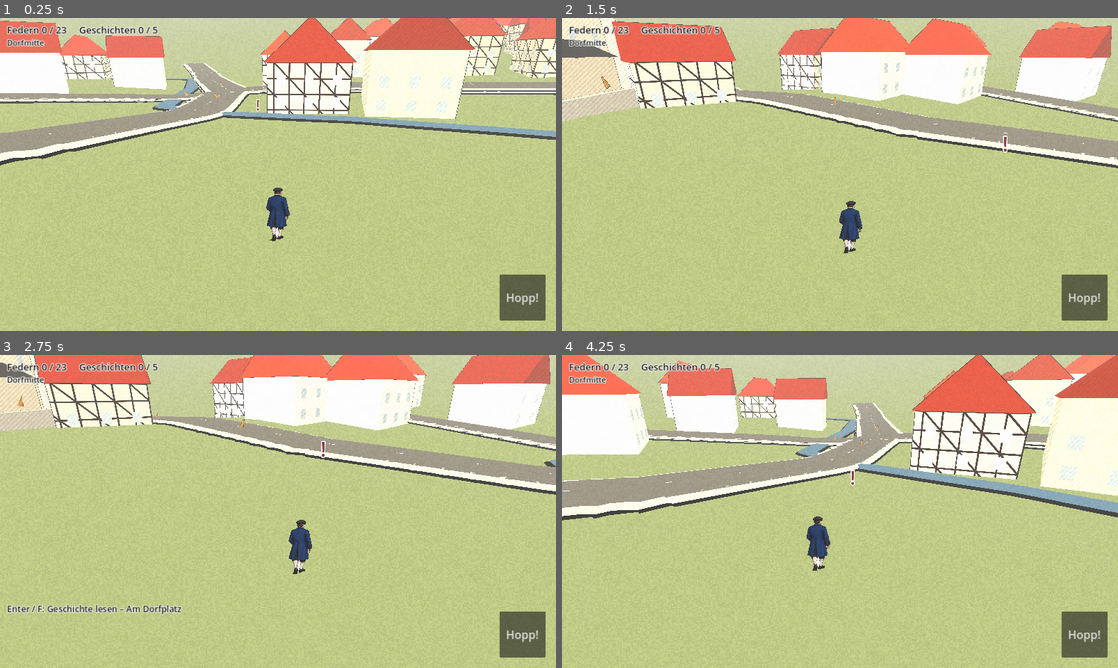
Above: before the commit, frames 1-4 (two rows, left to right).
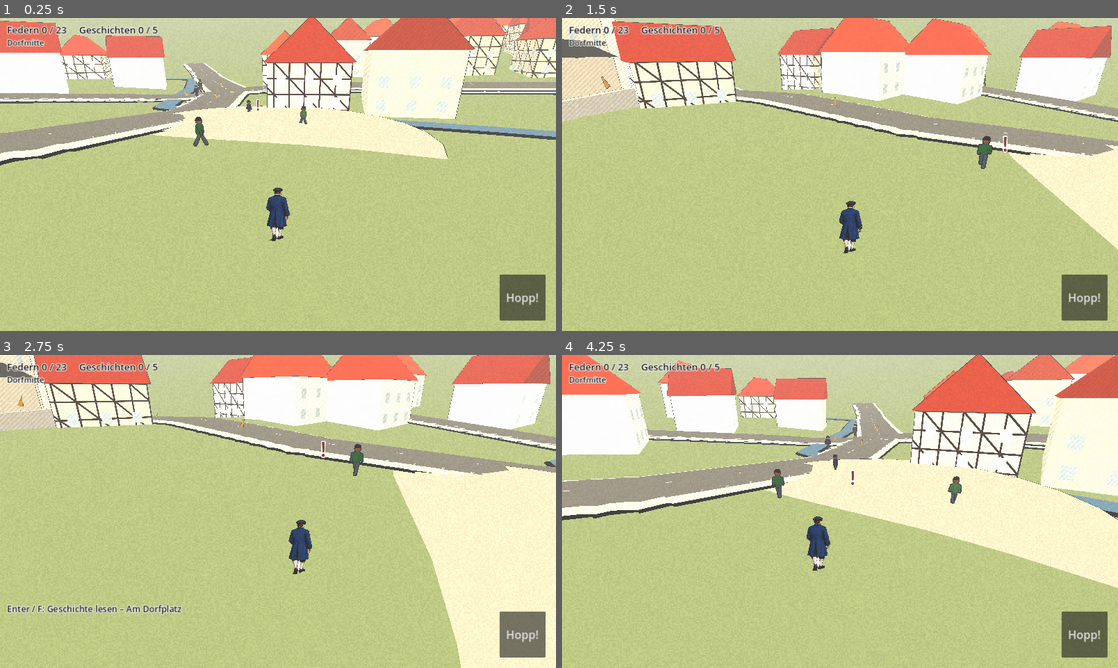
Above: after the commit, the same moments.

Repository: jcmeier86-droid/scribbler1120-spiel
Game: Godot game, scene res://02_Game/Scenes/Main.tscn
Two runs of this game, one before a commit and one after it. Both use one fixed random seed, a clock stepped at 60 frames per second and the inputs below.
Inputs (mouse positions are in pixels of both pictures, inside the frame that each line leads up to):
- Up to frame 1 (0.25 s): no input
- Up to frame 2 (1.5 s): tap Enter (interact) at 0.5 s; move the mouse to (962, 158) at 0.52 s; hold D (move_right) 0.53-1.25 s; hold Q (cam_left) 0.53-1.25 s; click (962, 158) at 0.67 s; tap Space (jump) at 0.77 s; drag from (728, 190) to (812, 237) at 1.27 s
- Up to frame 3 (2.75 s): move the mouse to (333, 442) at 2.02 s; hold D (move_right) from 2.03 s (still down); hold Enter (interact) from 2.03 s (still down)
- Up to frame 4 (4.25 s): release D (move_right) at 2.75 s; release Enter (interact) at 2.75 s; drag from (812, 574) to (673, 464) at 2.77 s; move the mouse to (1006, 558) at 3.52 s; hold A (move_left) from 3.53 s (still down); hold E (cam_right) from 3.53 s (still down); tap Space (jump) at 3.77 s

The runs differ from the first frame. In frame 1, 5.2% of the frame differs, in the area x 26-81%, y 19-46%; in frame 2, 3.2%; in frame 3, 14%, in the area x 62-100%, y 28-100%; in frame 4, 12%.

Commit message:
Passanten: Leute spazieren über Gehwege und Plätze und grüßen den Schreiberling
Co-Authored-By: Claude Opus 5.5 <noreply@anthropic.com>
Claude-Session: https://claude.ai/code/session_017AcZrWpqwfBZYoBp6xNegY

Diff:
--- a/02_Game/Scripts/main.gd
+++ b/02_Game/Scripts/main.gd
@@ -46,6 +46,7 @@
 	var st: Array = data["start"]
 	player.position = Vector3(st[0], terrain.surface(st[0], st[1]) + 0.5, st[1])
 	add_child(player)
+	_spawn_passanten(14)
 	_ui()
 	_update_hud()
 	_debug_args()
@@ -84,6 +85,45 @@
 	sun.light_color = Color("#FFF4E0")
 	sun.light_energy = 1.05
 	add_child(sun)
+
+## Passanten auf den Gehwegen verteilen
+func _spawn_passanten(count: int) -> void:
+	var rng := RandomNumberGenerator.new()
+	rng.seed = 1120
+	var roads: Array = data["roads"]
+	for i in range(count):
+		var r: Dictionary = roads[i % roads.size()]
+		if r["points"].size() < 2:
+			continue
+		var p := Passant.new()
+		p.name = "Passant_%d" % i
+		add_child(p)
+		p.setup(r, 1.0 if i % 2 == 0 else -1.0, builder, player, rng)
+	# Plätze: gepflasterte Fläche und Leute, die dort ihre Runden drehen
+	for st in data["stations"]:
+		if not st["id"] in ["platz", "amt"]:
+			continue
+		var c := Vector2(st["pos"][0], st["pos"][1] - 8.0)
+		var rad := 12.0 if st["id"] == "platz" else 8.0
+		var pave := MeshInstance3D.new()
+		var cyl := CylinderMesh.new()
+		cyl.top_radius = rad + 3.0
+		cyl.bottom_radius = rad + 3.0
+		cyl.height = 0.6
+		cyl.radial_segments = 24
+		pave.mesh = cyl
+		pave.position = Vector3(c.x, terrain.surface(c.x, c.y) - 0.05, c.y)
+		pave.material_override = builder.mat(Color("#C9C3B5"), true)
+		add_child(pave)
+		for k in range(3):
+			var loop := []
+			for a in range(9):
+				var ang := TAU * a / 8.0 + k
+				var r2 := rad * (0.45 + 0.25 * k)
+				loop.append([c.x + cos(ang) * r2, c.y + sin(ang) * r2])
+			var walker := Passant.new()
+			add_child(walker)
+			walker.setup({"points": loop, "width": 0.0}, 0.0, builder, player, rng)
 
 # ---------------------------------------------------------------- Oberfläche
 func _ui() -> void:
--- /dev/null
+++ b/02_Game/Scripts/passant.gd
@@ -0,0 +1,151 @@
+class_name Passant
+extends Node3D
+## Passant: spaziert auf dem Gehweg einer Straße hin und her und grüßt den Schreiberling.
+## Figur aus einfachen Formen im Tusche-Stil, bis gezeichnete Figuren aus der Bildwerkstatt vorliegen.
+
+const GRUESSE := ["Hallo Schreiberling!", "Moin!", "Schönen Tag noch!", "Na, wieder unterwegs?", "Grüß dich!", "Was schreibst du heute?", "Schönes Wetter, oder?"]
+const JACKEN := ["#2E6B3E", "#7A2B30", "#1A2E61", "#6B6A65", "#B9572F", "#4F7D52", "#3E4A5C"]
+const HOSEN := ["#3E4A5C", "#2B2B30", "#55606E", "#6B5A48"]
+const HAUT := ["#EFC3A0", "#E3AE8A", "#C98F6A", "#8E5E3B"]
+const HAARE := ["#3B2A20", "#6B4A32", "#B8B0A0", "#1E1E1C", "#A0703A"]
+
+var terrain: Terrain
+var builder: WorldBuilder
+var player: Node3D
+var path: Array[Vector2] = []
+var seg := 0
+var t := 0.0
+var dir := 1
+var speed := 1.3
+var walk := 0.0
+var cooldown := 0.0
+var leg_l: Node3D
+var leg_r: Node3D
+var arm_l: Node3D
+var arm_r: Node3D
+var bubble: Label3D
+var pause := 0.0
+
+func setup(road: Dictionary, side: float, b: WorldBuilder, p: Node3D, rng: RandomNumberGenerator) -> void:
+	builder = b
+	terrain = b.terrain
+	player = p
+	speed = rng.randf_range(1.0, 1.6)
+	# Gehweg: Straßenlinie seitlich versetzt
+	var pts: Array = road["points"]
+	var off: float = road["width"] * 0.5 + 1.0
+	for i in range(pts.size()):
+		var a := Vector2(pts[maxi(i - 1, 0)][0], pts[maxi(i - 1, 0)][1])
+		var c := Vector2(pts[mini(i + 1, pts.size() - 1)][0], pts[mini(i + 1, pts.size() - 1)][1])
+		var d := (c - a).normalized()
+		path.append(Vector2(pts[i][0], pts[i][1]) + Vector2(-d.y, d.x) * off * side)
+	seg = rng.randi_range(0, path.size() - 2)
+	t = rng.randf()
+	dir = 1 if rng.randf() < 0.5 else -1
+	_build_body(rng)
+
+func _part(mesh: Mesh, color: String, pos: Vector3, parent: Node3D) -> MeshInstance3D:
+	var mi := MeshInstance3D.new()
+	mi.mesh = mesh
+	mi.position = pos
+	mi.material_override = builder.mat(Color(color), true)
+	parent.add_child(mi)
+	return mi
+
+func _limb(color: String, pivot: Vector3, length: float, radius: float) -> Node3D:
+	var n := Node3D.new()
+	n.position = pivot
+	add_child(n)
+	var c := CapsuleMesh.new()
+	c.radius = radius
+	c.height = length
+	_part(c, color, Vector3(0, -length * 0.5, 0), n)
+	return n
+
+func _build_body(rng: RandomNumberGenerator) -> void:
+	var jacke: String = JACKEN[rng.randi() % JACKEN.size()]
+	var hose: String = HOSEN[rng.randi() % HOSEN.size()]
+	var haut: String = HAUT[rng.randi() % HAUT.size()]
+	var haar: String = HAARE[rng.randi() % HAARE.size()]
+	var s := rng.randf_range(0.9, 1.05)
+	scale = Vector3(s, s, s)
+	leg_l = _limb(hose, Vector3(-0.12, 0.9, 0), 0.9, 0.09)
+	leg_r = _limb(hose, Vector3(0.12, 0.9, 0), 0.9, 0.09)
+	var torso := CapsuleMesh.new()
+	torso.radius = 0.24
+	torso.height = 0.8
+	_part(torso, jacke, Vector3(0, 1.25, 0), self)
+	arm_l = _limb(jacke, Vector3(-0.3, 1.52, 0), 0.62, 0.07)
+	arm_r = _limb(jacke, Vector3(0.3, 1.52, 0), 0.62, 0.07)
+	var head := SphereMesh.new()
+	head.radius = 0.19
+	head.height = 0.4
+	_part(head, haut, Vector3(0, 1.82, 0), self)
+	var hair := SphereMesh.new()
+	hair.radius = 0.2
+	hair.height = 0.22
+	hair.is_hemisphere = true
+	_part(hair, haar, Vector3(0, 1.86, 0.02), self)
+	if rng.randf() < 0.25:
+		var tasche := BoxMesh.new()
+		tasche.size = Vector3(0.12, 0.3, 0.35)
+		_part(tasche, "#6E4A33", Vector3(0.36, 1.0, 0), self)
+	bubble = Label3D.new()
+	bubble.billboard = BaseMaterial3D.BILLBOARD_ENABLED
+	bubble.font_size = 48
+	bubble.outline_size = 14
+	bubble.modulate = Color("#1E1E1C")
+	bubble.outline_modulate = Color("#FAF9F6")
+	bubble.position = Vector3(0, 2.35, 0)
+	bubble.visible = false
+	add_child(bubble)
+
+func _process(delta: float) -> void:
+	if path.size() < 2:
+		return
+	cooldown = maxf(0.0, cooldown - delta)
+	var near := player and global_position.distance_to(player.global_position) < 3.2
+	if near and cooldown <= 0.0:
+		bubble.text = GRUESSE[randi() % GRUESSE.size()]
+		bubble.visible = true
+		cooldown = 12.0
+		pause = 2.5
+	if bubble.visible and cooldown < 9.0:
+		bubble.visible = false
+	var moving := pause <= 0.0
+	if not moving:
+		pause -= delta
+		if player:
+			var to := player.global_position - global_position
+			rotation.y = lerp_angle(rotation.y, atan2(to.x, to.z), minf(1.0, delta * 6.0))
+	else:
+		var a := path[seg]
+		var b := path[seg + 1]
+		var len := maxf(a.distance_to(b), 0.01)
+		t += dir * speed * delta / len
+		if t > 1.0:
+			if seg < path.size() - 2:
+				seg += 1
+				t = 0.0
+			else:
+				t = 1.0
+				dir = -1
+		elif t < 0.0:
+			if seg > 0:
+				seg -= 1
+				t = 1.0
+			else:
+				t = 0.0
+				dir = 1
+		a = path[seg]
+		b = path[seg + 1]
+		var p := a.lerp(b, t)
+		position = Vector3(p.x, terrain.surface(p.x, p.y) + 0.3, p.y)
+		var d := (b - a) * dir
+		rotation.y = lerp_angle(rotation.y, atan2(d.x, d.y), minf(1.0, delta * 5.0))
+		walk += delta * speed * 4.0
+	var sw := sin(walk) * 0.5 if moving else 0.0
+	leg_l.rotation.x = sw
+	leg_r.rotation.x = -sw
+	arm_l.rotation.x = -sw * 0.8
+	arm_r.rotation.x = sw * 0.8
Not shown, added: 01_Character/Schreiberling/Reference/charakterbogen.png.import
Not shown, added: 01_Character/Schreiberling/Reference/rueckansicht_freigestellt.png.import
Not shown, added: icon.svg.import
